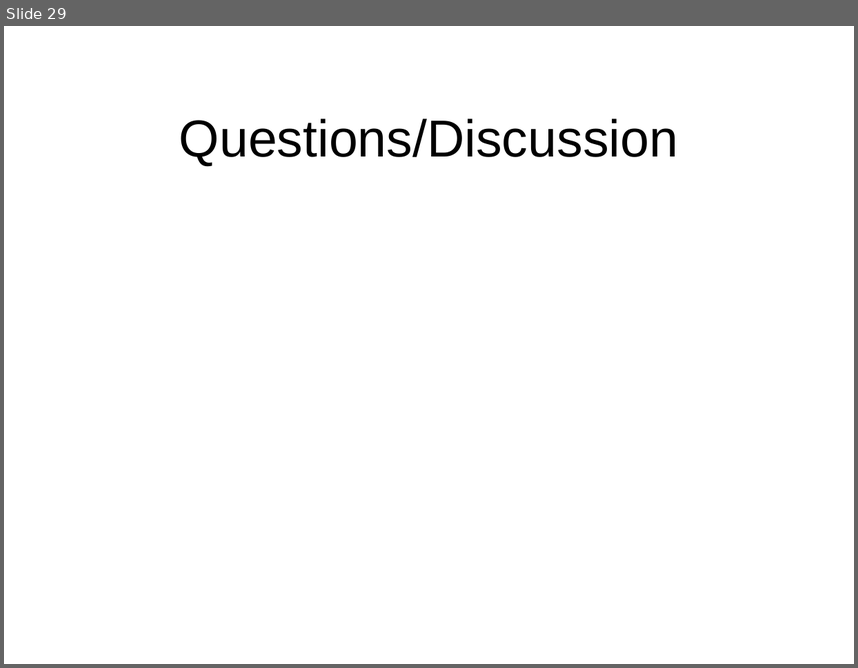
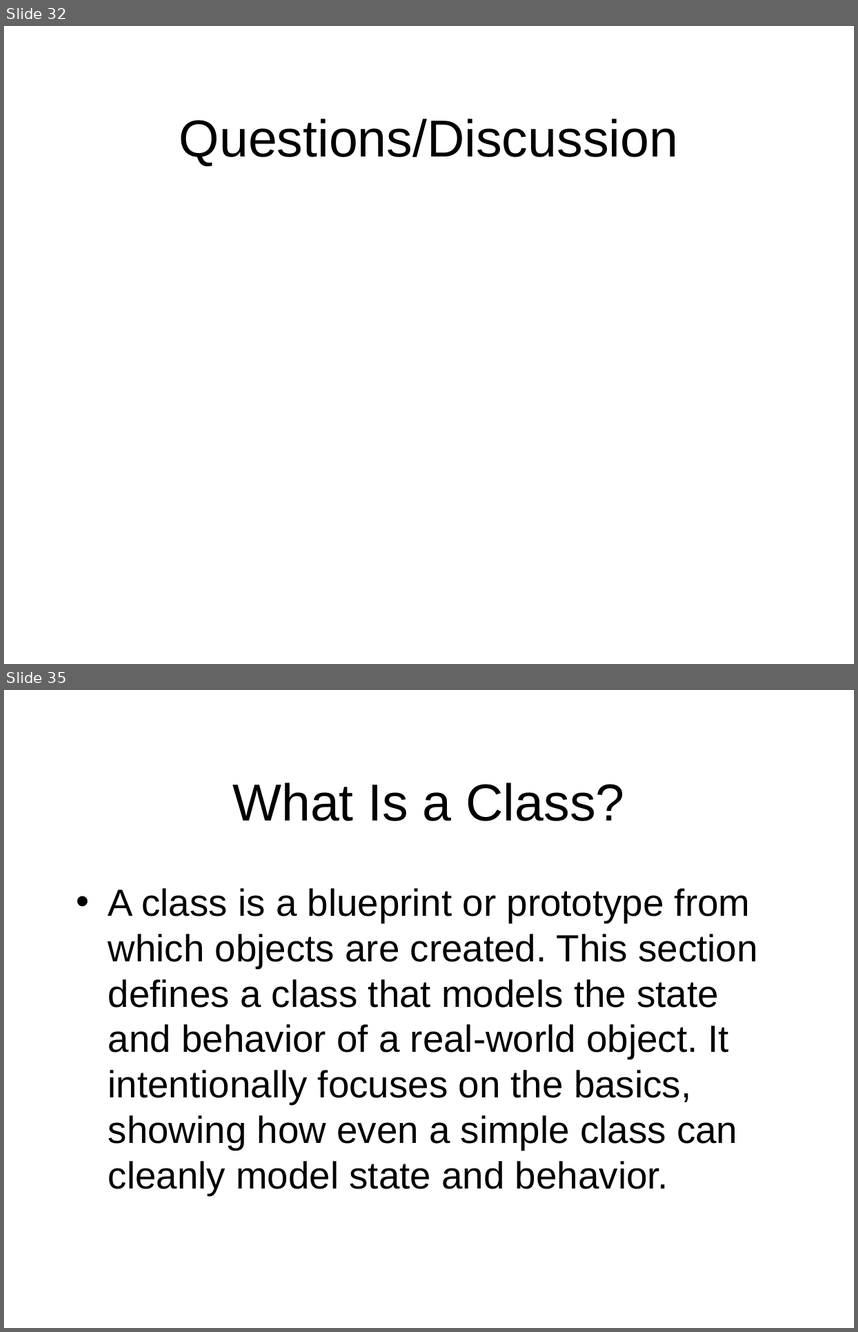
Before and after one commit to octaviordz/zjnu2017.github.io, a slide deck: OOAD/lectures/010--Introduction.ppt. Shown one above the other, each under a label of ours: slide 29 before the commit, slides 32 and 35 after it; the slides between them are not shown. The pictures are 858x668 and 858x1332 pixels, drawn with LibreOffice and Linux fonts; fonts in the diff are those of the drawing. Boxes give left, top, right and bottom in pixels: in the first picture for what was removed or moved away, otherwise in the second. Text is boxed around its words. In the diff, an @@ line names an element or a change of style, - is before the commit and + after.

```diff
--- a/OOAD/lectures/010--Introduction.ppt
+++ b/OOAD/lectures/010--Introduction.ppt
@@ slide 35 added at (x1=4, y1=690, x2=854, y2=1328), background #FFFFFF @@
@@ title added at (x1=232, y1=782, x2=625, y2=821), 44 pt, text #000000 @@
+What Is a Class?
@@ text added at (x1=108, y1=888, x2=757, y2=1194), 32 pt, text #000000 @@
+• A class is a blueprint or prototype from which objects are created. This section defines a class that models the state and behavior of a real-world object. It intentionally focuses on the basics, showing how even a simple class can cleanly model state and behavior.
@@ what was slide 29 is now slide 32 @@
```
Also in this commit, not shown: 1 slide changed, 11 other slides added, 1 slide removed, 2 other files.
